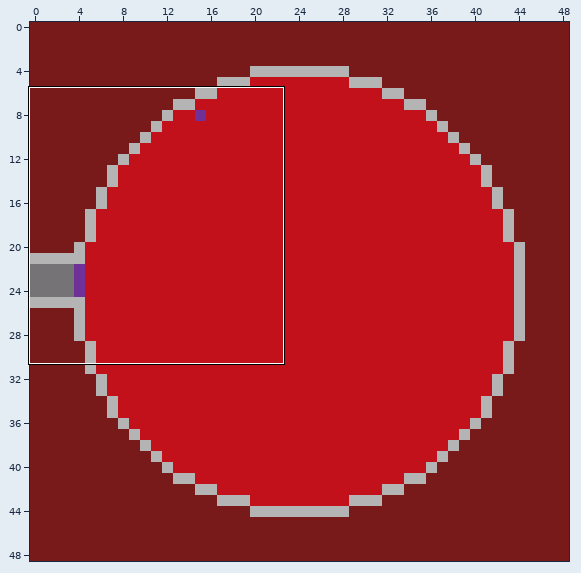
Tiled map, stored at novo_prototipo/Mapa/Mapas/planicie.tmx. The first picture is a wide view before the edit; the outline marks the close-up.
Close-up. Earlier state:
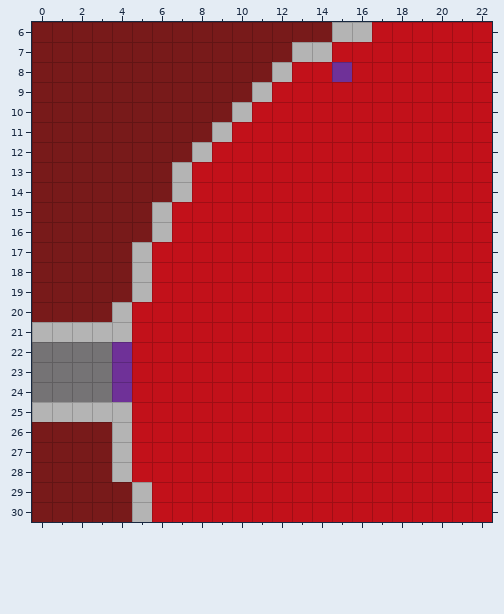
Cells are 64x64 px. Shown: x 0..22, y 6..30. The commit also changed other parts of the map, which this record leaves out.
The result:
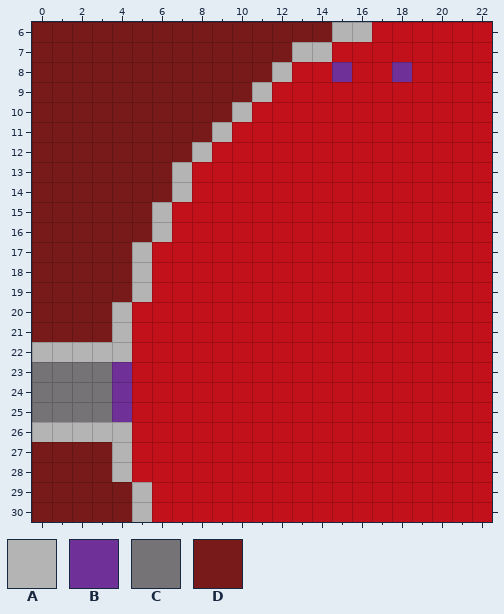
Key: from "tileset": A 3, B 6, C 10, D 18.
_ is an empty cell.
Tiles of an added or newly shown layer are drawn over the layers below it.
What changed:
Layer "Fundo":
y 21: x 0..3 ____ -> DDDD
y 26: x 0..3 DDDD -> ____
Layer "Parede":
y 21: x 0..3 AAAA -> ____
y 22: x 0..4 CCCC_ -> AAAAA
y 25: x 0..4 AAAAA -> CCCC_
y 26: x 0..3 ____ -> AAAA
Layer "TransporteDeserto":
y 22: x 4 B -> _
y 25: x 4 _ -> B
Layer "TransporteCaverna" (added):
y 8: x 18 _ -> B
Boxes around the changes in both close-ups, in picture pixels (x1, y1, x2, y2):
added: (392, 62, 412, 82)
changed: (32, 322, 132, 362)
changed: (32, 402, 132, 442)
